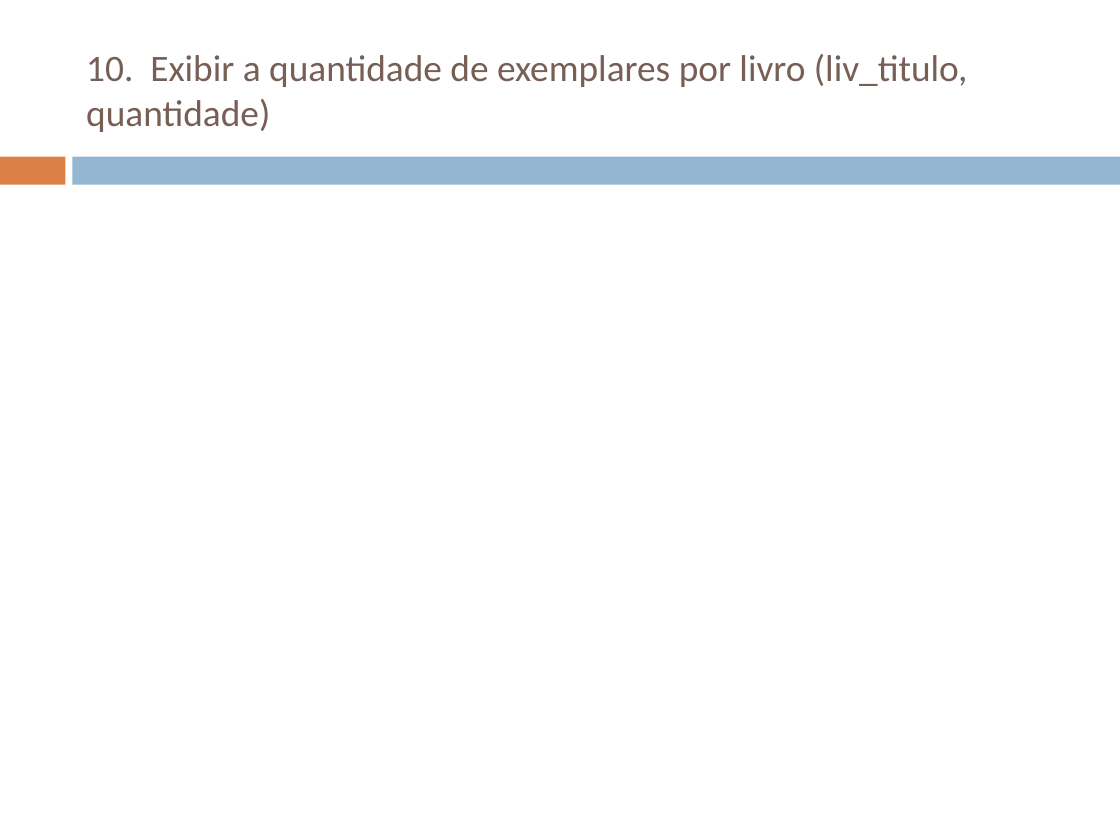
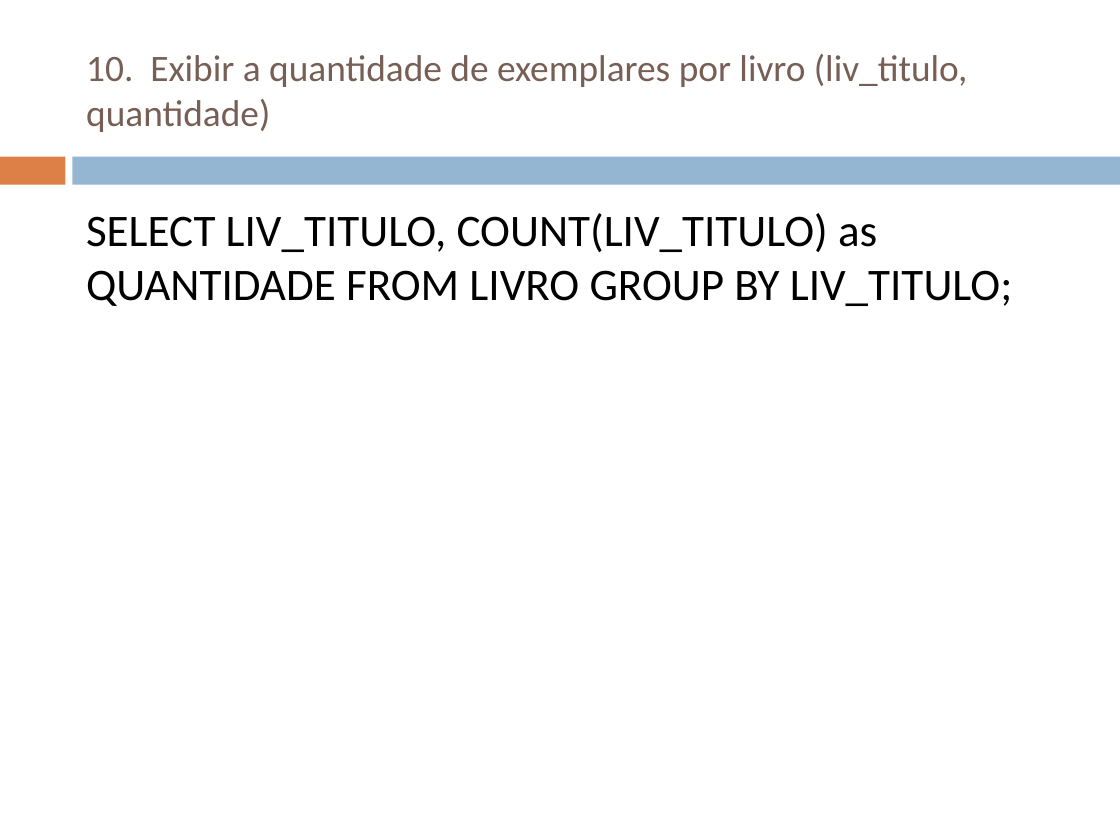
Before and after one commit to WillianRGoncalves/ProgramacaoemBancodeDados, a slide deck: slide 18 of 23-09-2016 - Prática 5 - Reposição.ppt. Drawn at 1120x840 pixels with LibreOffice and Linux fonts; fonts in the diff are those of the drawing. Boxes give left, top, right and bottom in pixels: in the first picture for what was removed or moved away, otherwise in the second. Text is boxed around its words. In the diff, an @@ line names an element or a change of style, - is before the commit and + after.

```diff
--- a/23-09-2016 - Prática 5 - Reposição.ppt
+++ b/23-09-2016 - Prática 5 - Reposição.ppt
@@ text added at box(86, 213, 1012, 306), 29 pt, text #000000 @@
+SELECT LIV_TITULO, COUNT(LIV_TITULO) as QUANTIDADE FROM LIVRO GROUP BY LIV_TITULO;
```
Also in this commit, not shown: 6 other slides changed.
